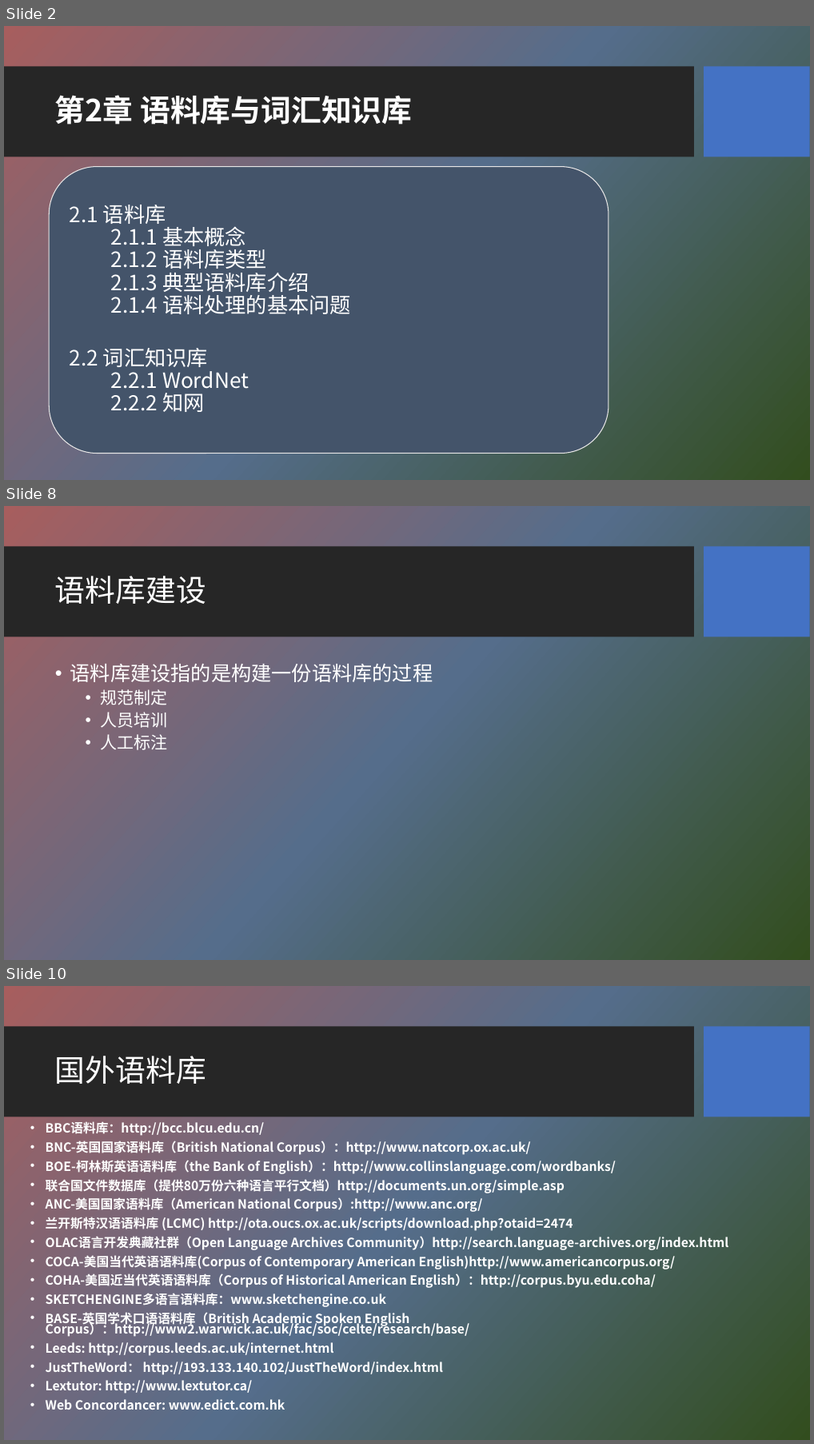
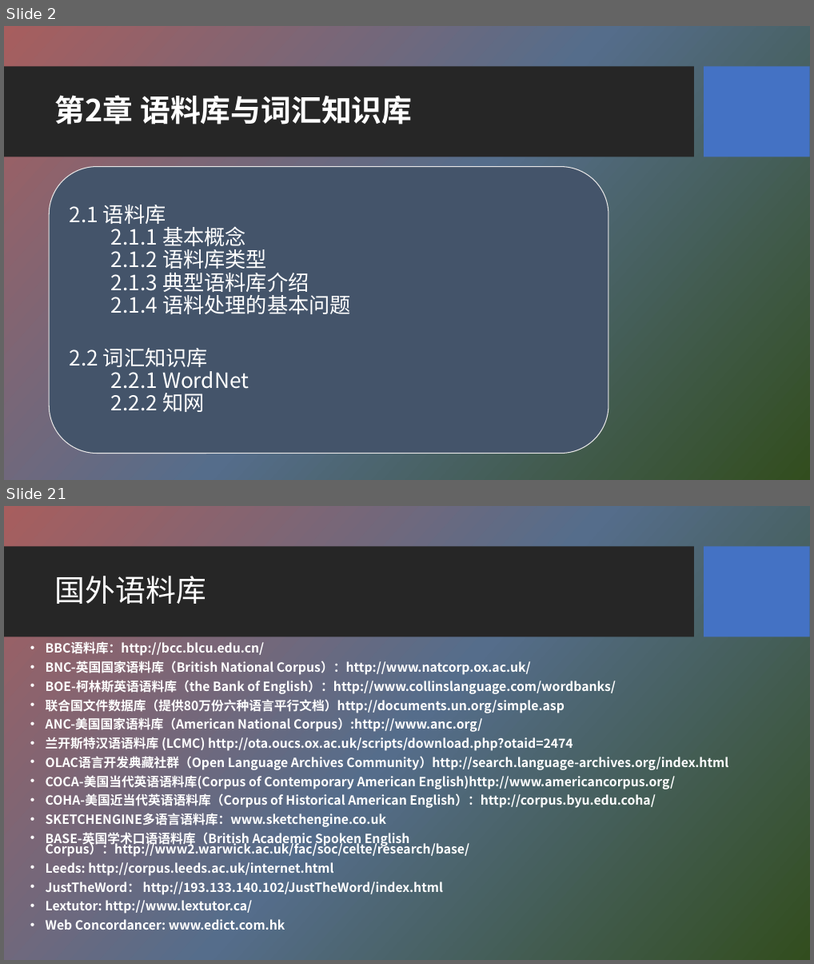
Before and after one commit to HBU/NLP_PPT, a slide deck: PPT-2020/ch02 语料库与词汇知识库.pptx. Shown one above the other, each under a label of ours: slides 2, 8 and 10 before the commit, slides 2 and 21 after it; the slides between them are not shown. The pictures are 814x1444 and 814x964 pixels, drawn with LibreOffice and Linux fonts; fonts in the diff are those of the drawing; background and template pictures are left out. Boxes give left, top, right and bottom in pixels: in the first picture for what was removed or moved away, otherwise in the second. Text is boxed around its words. In the diff, an @@ line names an element or a change of style, - is before the commit and + after.

```diff
--- a/PPT-2020/ch02 语料库与词汇知识库.pptx
+++ b/PPT-2020/ch02 语料库与词汇知识库.pptx
@@ slide 8 removed at (4, 506, 810, 960), background picture (left out); not listed: 2 template elements that a slide beside it also shows @@
@@ title removed at (55, 576, 206, 604) @@
-语料库建设
@@ text removed at (70, 664, 434, 750) @@
-• 语料库建设指的是构建一份语料库的过程
-  • 规范制定
-  • 人员培训
-  • 人工标注
@@ what was slide 10 is now slide 21 @@
```
Also in this commit, not shown: 9 slides changed, 3 slides added, 1 other file.
